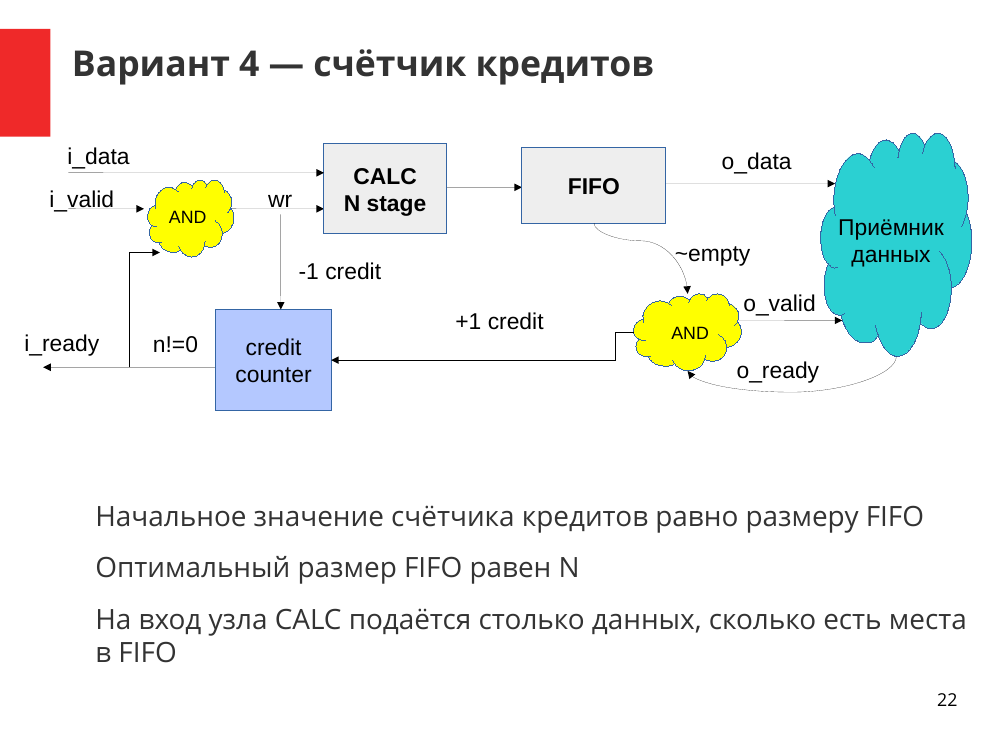
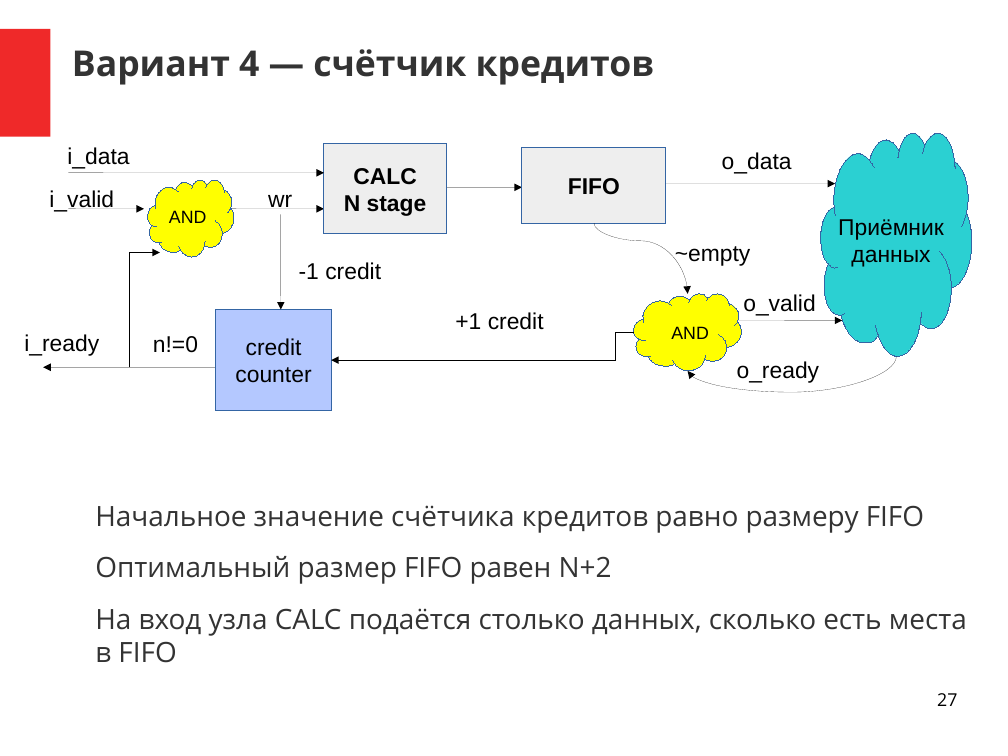
Before and after one commit to DigitalDesignSchool/2021dev, a slide deck: slide 27 of examples/presentation/pr_1.odp (slide 22 before the commit). Drawn at 1008x756 pixels with LibreOffice and Linux fonts; fonts in the diff are those of the drawing. Boxes give left, top, right and bottom in pixels: in the first picture for what was removed or moved away, otherwise in the second. Text is boxed around its words. In the diff, an @@ line names an element or a change of style, - is before the commit and + after.

```diff
--- a/examples/presentation/pr_1.odp
+++ b/examples/presentation/pr_1.odp
@@ text at box(95, 556, 612, 584): text changed @@
-Оптимальный размер FIFO равен N
+Оптимальный размер FIFO равен N+2
@@ page number at box(937, 693, 957, 706): text changed @@
-22
+27
```
Also in this commit, not shown: 8 other slides changed, 5 slides added, 8 other files.
